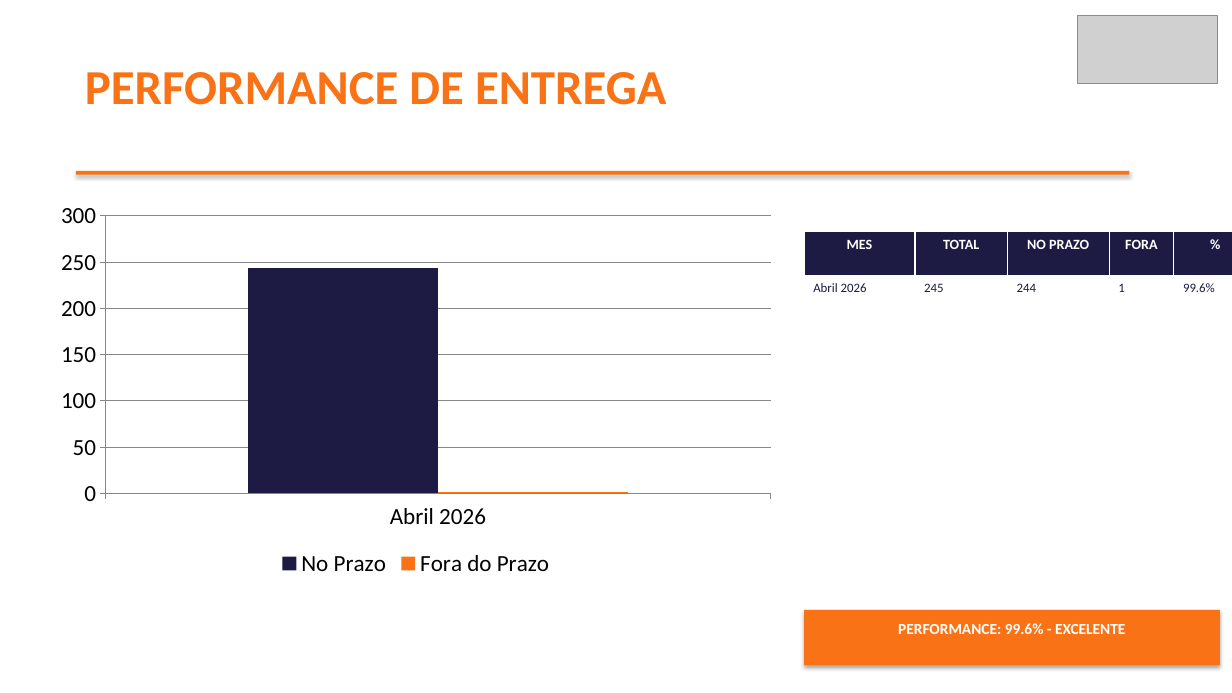
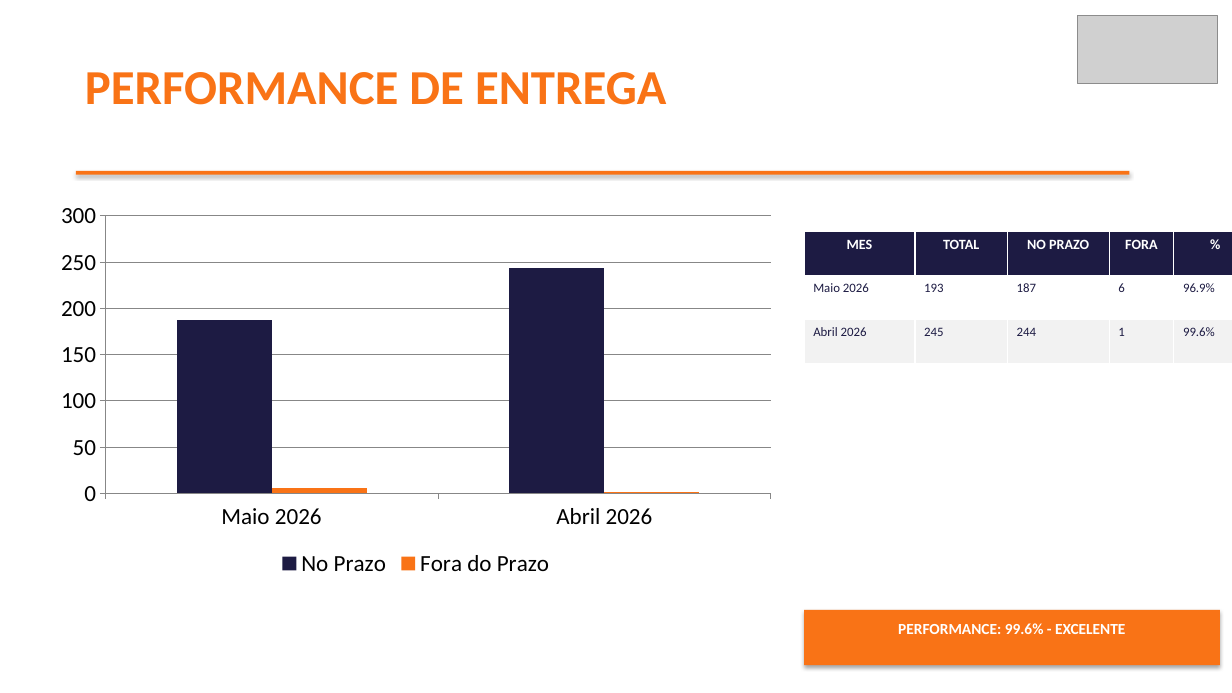
Before and after one commit to brendaelicia-sketch/PortoEX, a slide deck: slide 3 of SAMSONITE_BRASIL_LTDA.pptx. Drawn at 1232x693 pixels with LibreOffice and Linux fonts; fonts in the diff are those of the drawing; grey boxes stand for pictures. Boxes give left, top, right and bottom in pixels: in the first picture for what was removed or moved away, otherwise in the second. Text is boxed around its words. In the diff, an @@ line names an element or a change of style, - is before the commit and + after.

```diff
--- a/SAMSONITE_BRASIL_LTDA.pptx
+++ b/SAMSONITE_BRASIL_LTDA.pptx
@@ column chart at [46, 194, 786, 582] @@
-categories: Abril 2026
+categories: Maio 2026, Abril 2026
-No Prazo: 244
+No Prazo: 187, 244
-Fora do Prazo: 1
+Fora do Prazo: 6, 1
@@ table at [804, 231, 1232, 364] @@
+row 2: Maio 2026 | 193 | 187 | 6 | 96.9%
```
Also in this commit, not shown: 1 other slide changed, 20 other files.
